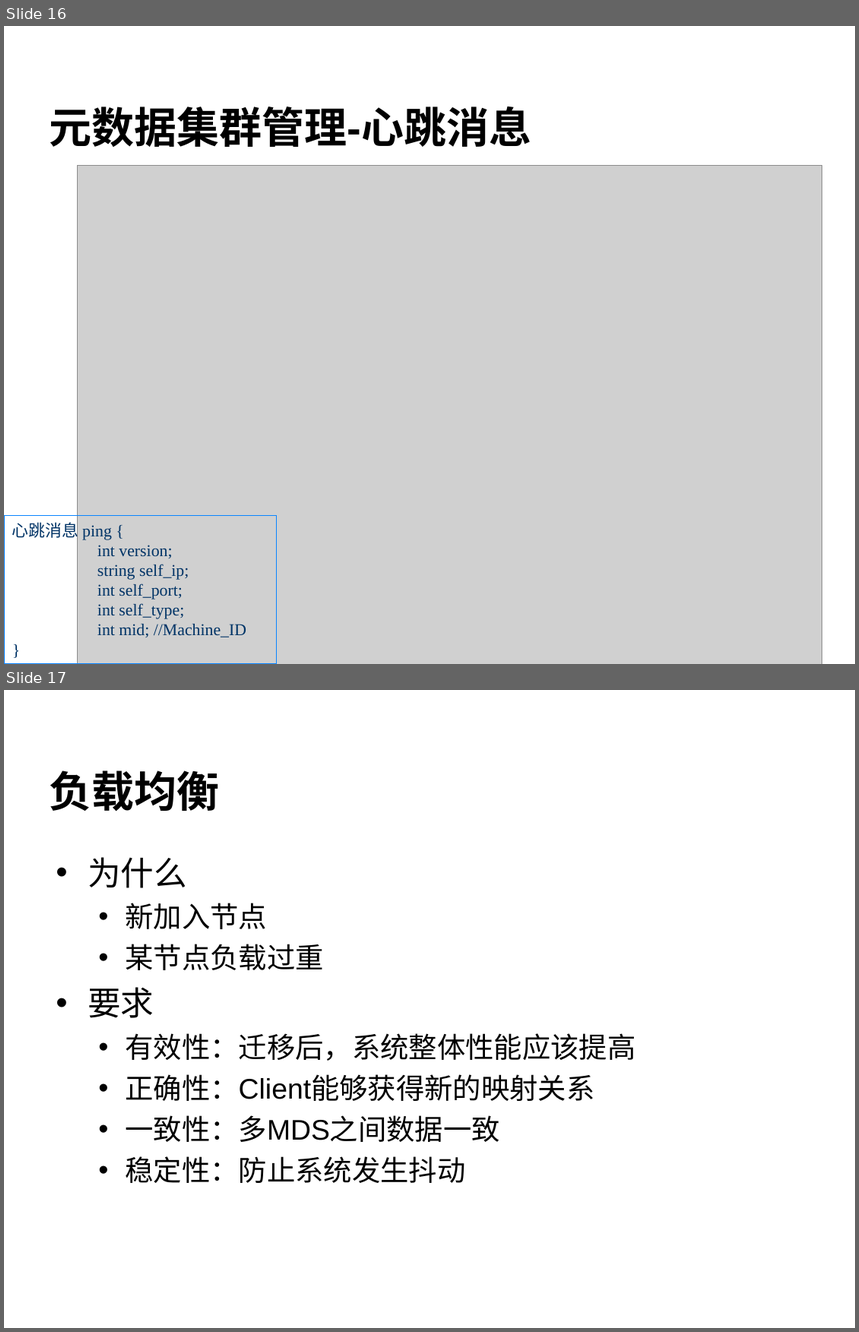
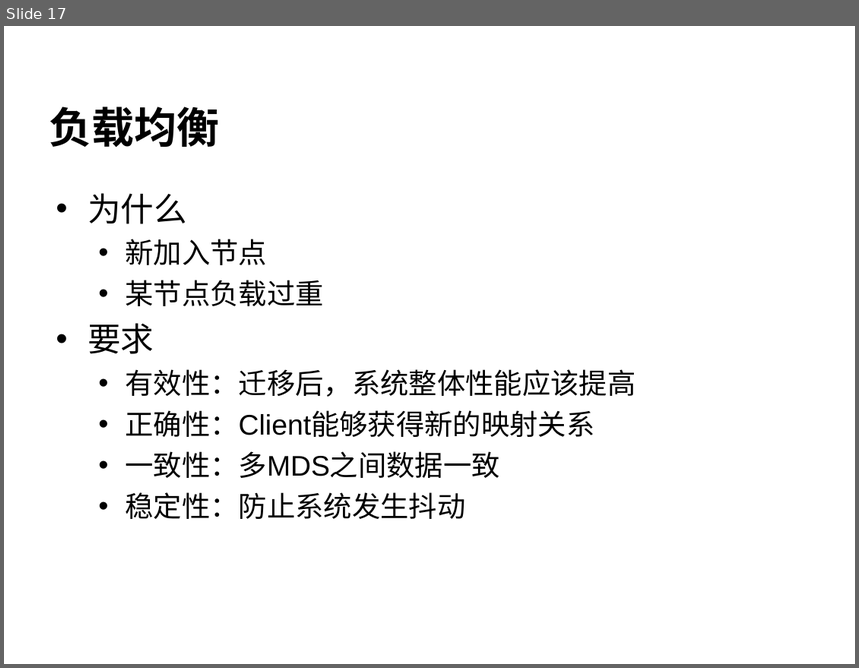
Before and after one commit to cheliequan/idning-paper, a slide deck: draft/答辩.ppt. Shown one above the other, each under a label of ours: slides 16 and 17 before the commit, slide 17 after it. The pictures are 859x1332 and 859x668 pixels, drawn with LibreOffice and Linux fonts; fonts in the diff are those of the drawing; grey boxes stand for pictures; background and template pictures are left out. Boxes give left, top, right and bottom in pixels: in the first picture for what was removed or moved away, otherwise in the second. Text is boxed around its words. In the diff, an @@ line names an element or a change of style, - is before the commit and + after.

```diff
--- a/draft/答辩.ppt
+++ b/draft/答辩.ppt
@@ slide 16 removed at (4,26,855,664), background picture (left out) @@
@@ title removed at (50,107,532,147) @@
-元数据集群管理-心跳消息
@@ picture removed at (77,166,822,664) @@
@@ rectangle removed at (4,516,276,664) @@
-心跳消息 ping {
-int version;
-string self_ip;
-int self_port;
-int self_type;
-int mid; //Machine_ID
-}
```
Also in this commit, not shown: 12 slides changed, 4 slides added, 2 other slides removed, 1 other file.
